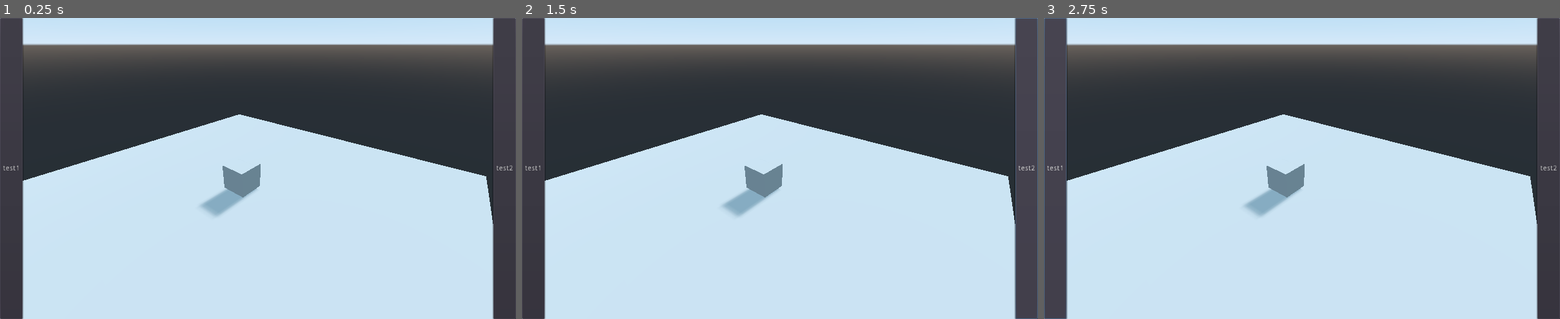
Above: before the commit, frames 1-3 (left to right).
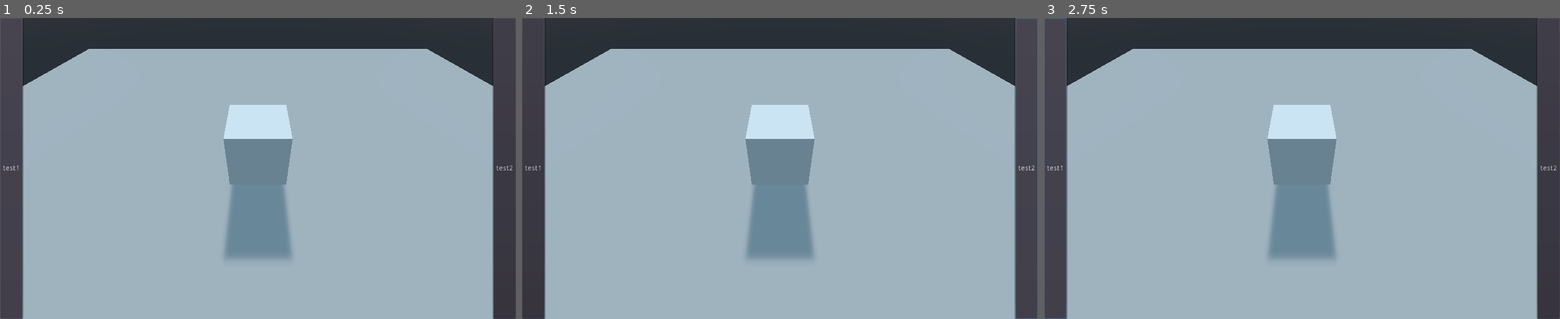
Above: after the commit, the same moments.

Repository: ljhs-games/godoxel
Game: Godot game, scene res://Main.tscn
Two runs of this game, one before a commit and one after it. Both use one fixed random seed, a clock stepped at 60 frames per second and the inputs below.
Inputs:
- Up to frame 1 (0.25 s): no input
- Up to frame 2 (1.5 s): click "test1" at 0.5 s; click "test2" at 1.25 s
- Up to frame 3 (2.75 s): click "test1" at 2 s

The runs differ from the first frame. In frame 1, 90% of the frame differs, in the area x 0-100%, y 0-100%; in frame 2, 90%; in frame 3, 90%.

Commit message:
Add scroll as default state machine action

Diff:
--- a/src/Main.tscn
+++ b/src/Main.tscn
@@ -2,10 +2,10 @@
 
 [ext_resource path="res://camera/CameraController.gd" type="Script" id=1]
 [ext_resource path="res://camera/StateRotateAbout.gd" type="Script" id=2]
-[ext_resource path="res://camera/StateNothing.gd" type="Script" id=3]
+[ext_resource path="res://camera/StateScroll.gd" type="Script" id=3]
 [ext_resource path="res://FadingPlane.gd" type="Script" id=4]
 
-[sub_resource type="Shader" id=5]
+[sub_resource type="Shader" id=1]
 code = "shader_type spatial;
 render_mode blend_mix,depth_draw_opaque,cull_disabled,diffuse_burley,specular_schlick_ggx;
 uniform float opacity : hint_range(0,1);
@@ -49,10 +49,10 @@
 }
 "
 
-[sub_resource type="ShaderMaterial" id=6]
-shader = SubResource( 5 )
+[sub_resource type="ShaderMaterial" id=2]
+shader = SubResource( 1 )
 shader_param/opacity = 1.0
-shader_param/albedo = Color( 1, 1, 1, 1 )
+shader_param/albedo = Color( 0.784314, 0.784314, 0.784314, 1 )
 shader_param/specular = 0.5
 shader_param/metallic = 0.0
 shader_param/distance_fade_min = 0.0
@@ -66,13 +66,13 @@
 shader_param/uv2_scale = Vector3( 1, 1, 1 )
 shader_param/uv2_offset = Vector3( 0, 0, 0 )
 
-[sub_resource type="QuadMesh" id=2]
-material = SubResource( 6 )
+[sub_resource type="QuadMesh" id=3]
+material = SubResource( 2 )
 size = Vector2( 30, 30 )
 
-[sub_resource type="CubeMesh" id=3]
+[sub_resource type="CubeMesh" id=4]
 
-[sub_resource type="SpatialMaterial" id=4]
+[sub_resource type="SpatialMaterial" id=5]
 
 [node name="Main" type="Spatial"]
 
@@ -111,17 +111,17 @@
 script = ExtResource( 1 )
 
 [node name="Camera" type="Camera" parent="CameraController"]
-transform = Transform( 0.766044, -0.321394, 0.55667, 0, 0.866025, 0.5, -0.642788, -0.383022, 0.663414, 10, 10, 10 )
+transform = Transform( 1, 0, 0, 0, 0.707107, 0.707107, 0, -0.707107, 0.707107, 0, 6, 6 )
 
 [node name="StateRotateAbout" type="Node" parent="CameraController"]
 script = ExtResource( 2 )
 
-[node name="StateNothing" type="Node" parent="CameraController"]
+[node name="StateScroll" type="Node" parent="CameraController"]
 script = ExtResource( 3 )
 
 [node name="FadingPlane" type="MeshInstance" parent="."]
 transform = Transform( 1, 0, 0, 0, -4.37114e-08, 1, 0, -1, -4.37114e-08, 0, 0, 0 )
-mesh = SubResource( 2 )
+mesh = SubResource( 3 )
 material/0 = null
 script = ExtResource( 4 )
 camera_path = NodePath("../CameraController/Camera")
--- a/src/camera/CameraController.gd
+++ b/src/camera/CameraController.gd
@@ -1,14 +1,16 @@
 extends Spatial
 
 const LOOK_SPEED = 0.005
+const ZOOM_SPEED = 2
 
 onready var cur_state = null setget _set_state
+onready var camera = $Camera
 
 var look_x = 0.0
 var look_y = 0.0
 
 func _ready():
-	self.cur_state = $StateNothing
+	self.cur_state = $StateScroll
 	set_process_input(true)
 	set_physics_process(true)
 
--- a/src/camera/StateNothing.gd
+++ /dev/null
@@ -1,16 +0,0 @@
-extends Node
-
-const camera_controller_type = preload("res://camera/CameraController.gd")
-
-func into():
-	Input.set_mouse_mode(Input.MOUSE_MODE_VISIBLE)
-
-func process_input(_context: camera_controller_type, _event: InputEvent):
-	pass
-
-func process_reference_input(context: camera_controller_type, event: InputEvent):
-	if event.is_action_pressed("g_rotate_about"):
-		context.cur_state = get_parent().get_node("StateRotateAbout")
-
-func out_of():
-	pass
--- a/src/camera/StateRotateAbout.gd
+++ b/src/camera/StateRotateAbout.gd
@@ -3,7 +3,7 @@
 const camera_controller_type = preload("res://camera/CameraController.gd")
 
 func into():
-	Input.set_custom_mouse_cursor(null, Input.CURSOR_IBEAM)
+	Input.set_default_cursor_shape(Input.CURSOR_IBEAM)
 
 func process_input(context: camera_controller_type, event: InputEvent):
 	if event is InputEventMouseMotion:
@@ -19,7 +19,7 @@
 		context.rotate_object_local(Vector3(0, 1, 0), -context.look_x)
 		context.rotate_object_local(to_the_right, context.look_y)
 	elif event.is_action_released("g_rotate_about"):
-		context.cur_state = context.get_node("StateNothing")
+		context.cur_state = context.get_node("StateScroll")
 
 func process_reference_input(_context: camera_controller_type, _event: InputEvent):
 	pass
--- /dev/null
+++ b/src/camera/StateScroll.gd
@@ -0,0 +1,23 @@
+extends Node
+
+const camera_controller_type = preload("res://camera/CameraController.gd")
+
+func into():
+	Input.set_mouse_mode(Input.MOUSE_MODE_VISIBLE)
+	Input.set_default_cursor_shape(Input.CURSOR_DRAG)
+
+func process_input(context: camera_controller_type, event: InputEvent):
+	if event.is_action_pressed("g_zoom_in"):
+		context.camera.translation += get_zoom_dir(context)*context.ZOOM_SPEED*-1
+	elif event.is_action_pressed("g_zoom_out"):
+		context.camera.translation += get_zoom_dir(context)*context.ZOOM_SPEED
+
+func process_reference_input(context: camera_controller_type, event: InputEvent):
+	if event.is_action_pressed("g_rotate_about"):
+		context.cur_state = get_parent().get_node("StateRotateAbout")
+
+func out_of():
+	pass
+
+func get_zoom_dir(context: camera_controller_type) -> Vector3:
+	return context.camera.translation.normalized()
Not shown: 1 places in src/Main.tscn that only renumber resources
